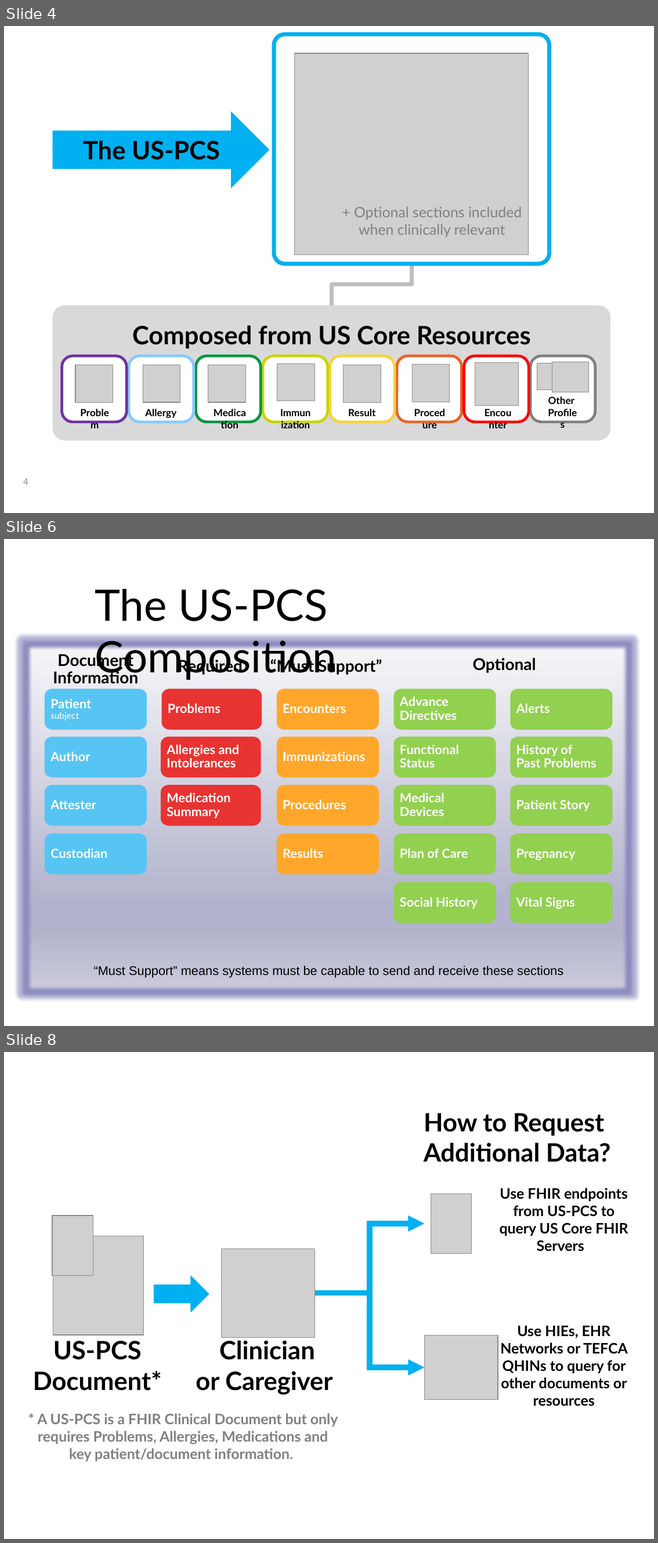
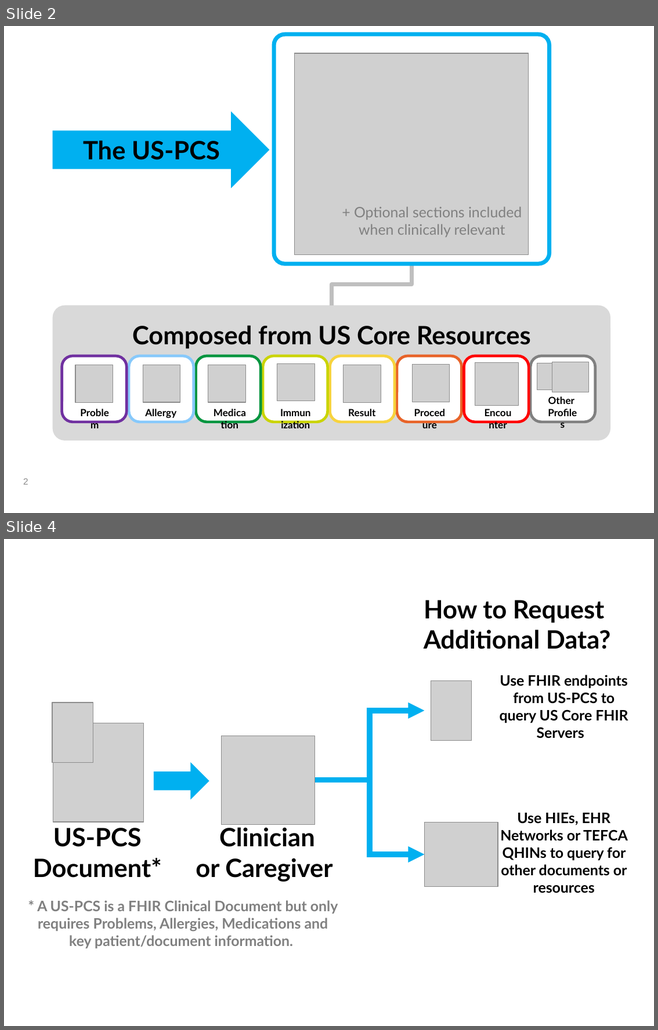
Before and after one commit to HL7/us-fhir-ps, a slide deck: US-PCS ballot images 2026.pptx. Shown one above the other, each under a label of ours: slides 4, 6 and 8 before the commit, slides 2 and 4 after it; the slides between them are not shown. The pictures are 658x1543 and 658x1030 pixels, drawn with LibreOffice and Linux fonts; fonts in the diff are those of the drawing; grey boxes stand for pictures. Boxes give left, top, right and bottom in pixels: in the first picture for what was removed or moved away, otherwise in the second. Text is boxed around its words. In the diff, an @@ line names an element or a change of style, - is before the commit and + after.

```diff
--- a/US-PCS ballot images 2026.pptx
+++ b/US-PCS ballot images 2026.pptx
@@ slide 6 removed at [4,539,654,1026], background #FFFFFF @@
@@ text removed at [94,589,336,681] @@
-The US-PCS Composition
@@ title removed at [94,589,215,621] @@
-The IPS Composition
@@ rectangle removed at [27,646,628,991] @@
@@ text removed at [53,652,138,684] @@
-Document Information
@@ text removed at [177,658,242,675] @@
-Required
@@ text removed at [270,658,382,675] @@
-“Must Support”
@@ text removed at [473,658,536,673] @@
-Optional
@@ freeform shape removed at [44,689,146,730] @@
-Patient
-subject
@@ freeform shape removed at [162,689,262,730] @@
-Problems
@@ freeform shape removed at [277,689,379,730] @@
-Encounters
@@ freeform shape removed at [394,689,496,730] @@
-Advance Directives
@@ freeform shape removed at [510,689,612,730] @@
-Alerts
@@ freeform shape removed at [44,736,146,777] @@
-Author
@@ freeform shape removed at [161,736,260,777] @@
-Allergies and
-Intolerances
@@ freeform shape removed at [277,736,379,777] @@
-Immunizations
@@ freeform shape removed at [394,736,496,777] @@
-Functional Status
@@ freeform shape removed at [510,736,612,777] @@
-History of
-Past Problems
@@ freeform shape removed at [44,785,146,826] @@
-Attester
@@ freeform shape removed at [161,785,260,826] @@
-Medication
-Summary
@@ freeform shape removed at [277,785,379,826] @@
-Procedures
@@ freeform shape removed at [394,785,496,826] @@
-Medical Devices
@@ freeform shape removed at [510,785,612,826] @@
-Patient Story
@@ freeform shape removed at [44,834,146,875] @@
-Custodian
@@ freeform shape removed at [277,834,379,875] @@
-Results
@@ freeform shape removed at [394,834,496,875] @@
-Plan of Care
@@ freeform shape removed at [510,834,612,875] @@
-Pregnancy
@@ freeform shape removed at [394,882,496,923] @@
-Social History
@@ freeform shape removed at [510,882,612,923] @@
-Vital Signs
@@ text removed at [94,966,563,978] @@
-“Must Support” means systems must be capable to send and receive these sections
@@ what was slide 4 is now slide 2 @@
@@ page number at [23,478,28,485]: text changed @@
-4
+2
@@ what was slide 8 is now slide 4 @@
```
Also in this commit, not shown: 1 slide changed, 3 other slides removed, 1 other file.
